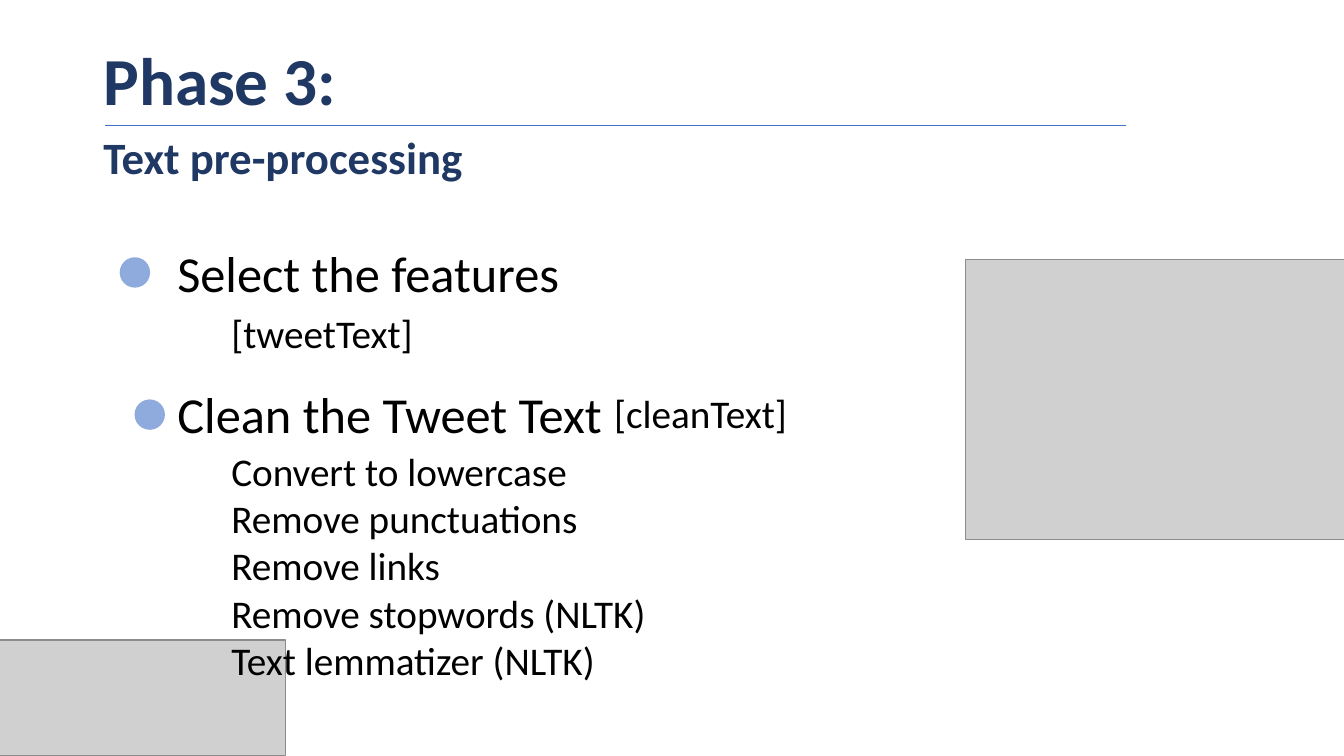
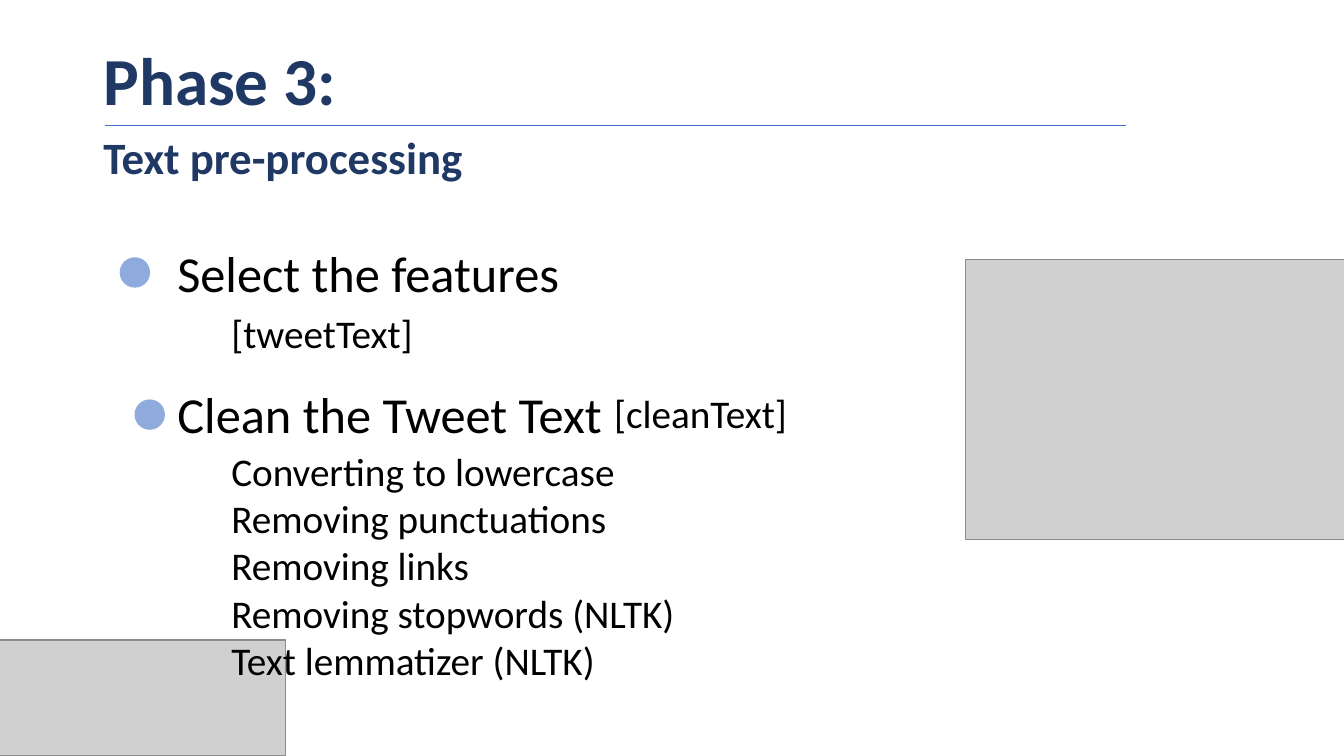
Before and after one commit to samah-balkhair/Tweets_Opinions, a slide deck: slide 16 of presentation/MIDS_SamahBalkhair_Tweets_Opinions.pptx (slide 15 before the commit). Drawn at 1344x756 pixels with LibreOffice and Linux fonts; fonts in the diff are those of the drawing; grey boxes stand for pictures. Boxes give left, top, right and bottom in pixels: in the first picture for what was removed or moved away, otherwise in the second. Text is boxed around its words. In the diff, an @@ line names an element or a change of style, - is before the commit and + after.

```diff
--- a/presentation/MIDS_SamahBalkhair_Tweets_Opinions.pptx
+++ b/presentation/MIDS_SamahBalkhair_Tweets_Opinions.pptx
@@ text at [231,458,674,635]: text changed @@
-Convert to lowercase
-Remove punctuations
-Remove links
-Remove stopwords (NLTK)
+Converting to lowercase
+Removing punctuations
+Removing links
+Removing stopwords (NLTK)
```
Also in this commit, not shown: 8 other slides changed, 7 slides added, 1 slide removed, 6 other files.
